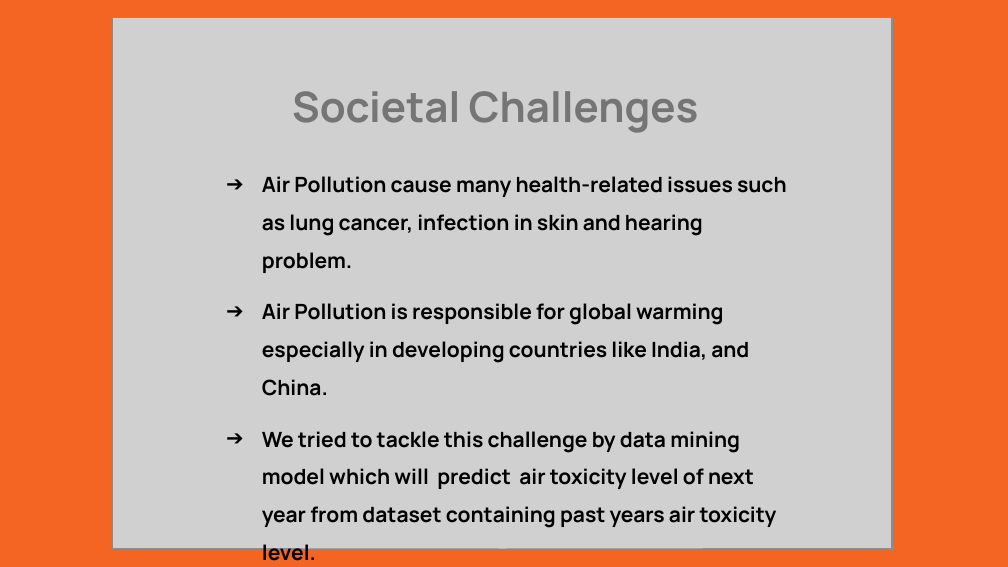
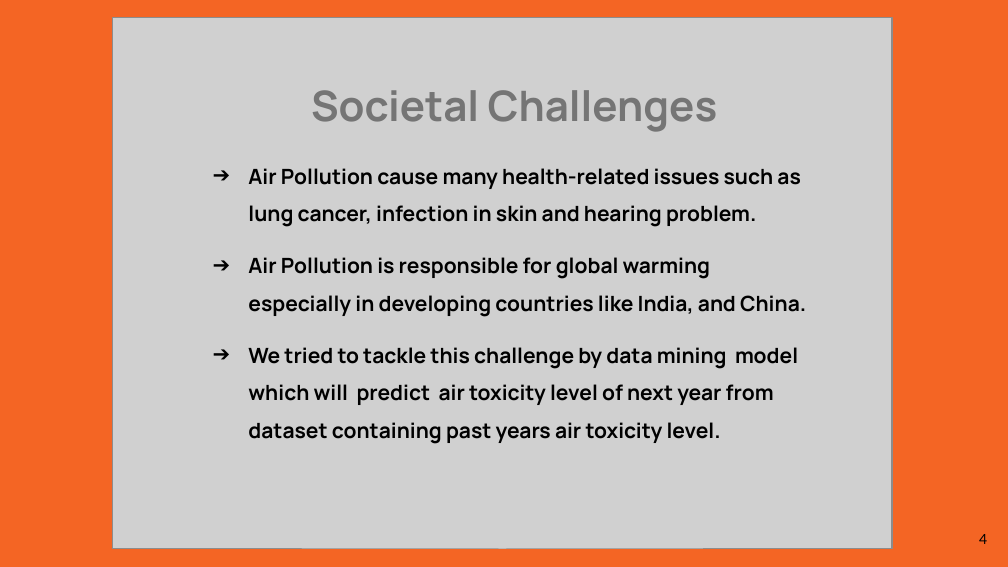
Before and after one commit to Pr0fess0rOP/Pollution-Predictor, a slide deck: slide 4 of DMP-Pollution Predictor Presentation.pptx. Drawn at 1008x567 pixels with LibreOffice and Linux fonts; fonts in the diff are those of the drawing; grey boxes stand for pictures. Boxes give left, top, right and bottom in pixels: in the first picture for what was removed or moved away, otherwise in the second. Text is boxed around its words. In the diff, an @@ line names an element or a change of style, - is before the commit and + after.

```diff
--- a/DMP-Pollution Predictor Presentation.pptx
+++ b/DMP-Pollution Predictor Presentation.pptx
@@ text "Societal Challenges" at (311, 90, 718, 132): alignment left to centre @@
@@ text "Air Pollution cause many health-related ..." rewrapped from (262, 176, 787, 528) to (248, 168, 806, 444) @@
@@ page number added at (979, 534, 987, 544), 10 pt, text #000000 @@
+4
```
Also in this commit, not shown: 13 other slides changed, 3 slides added, 1 other file.
